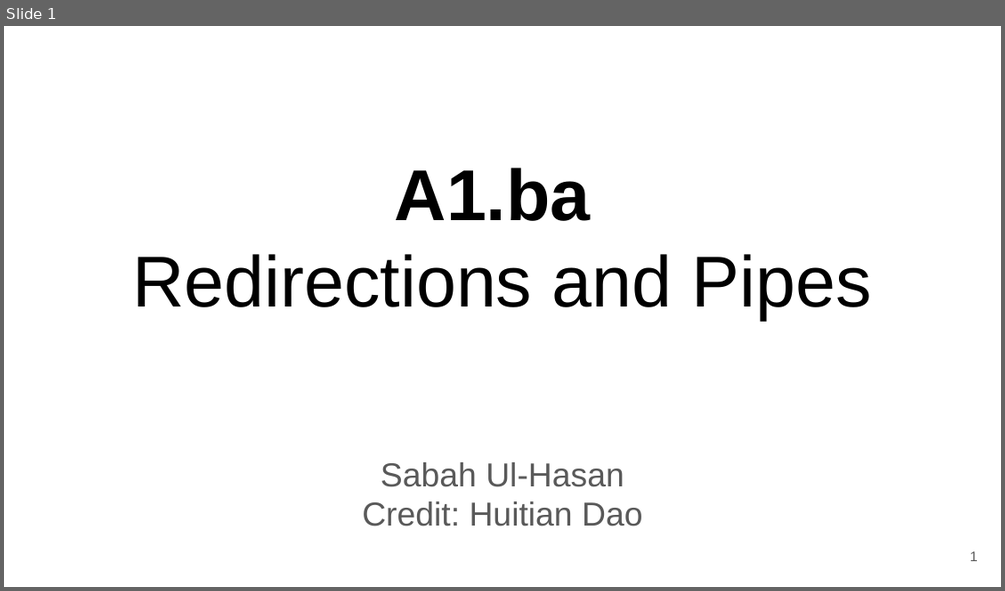
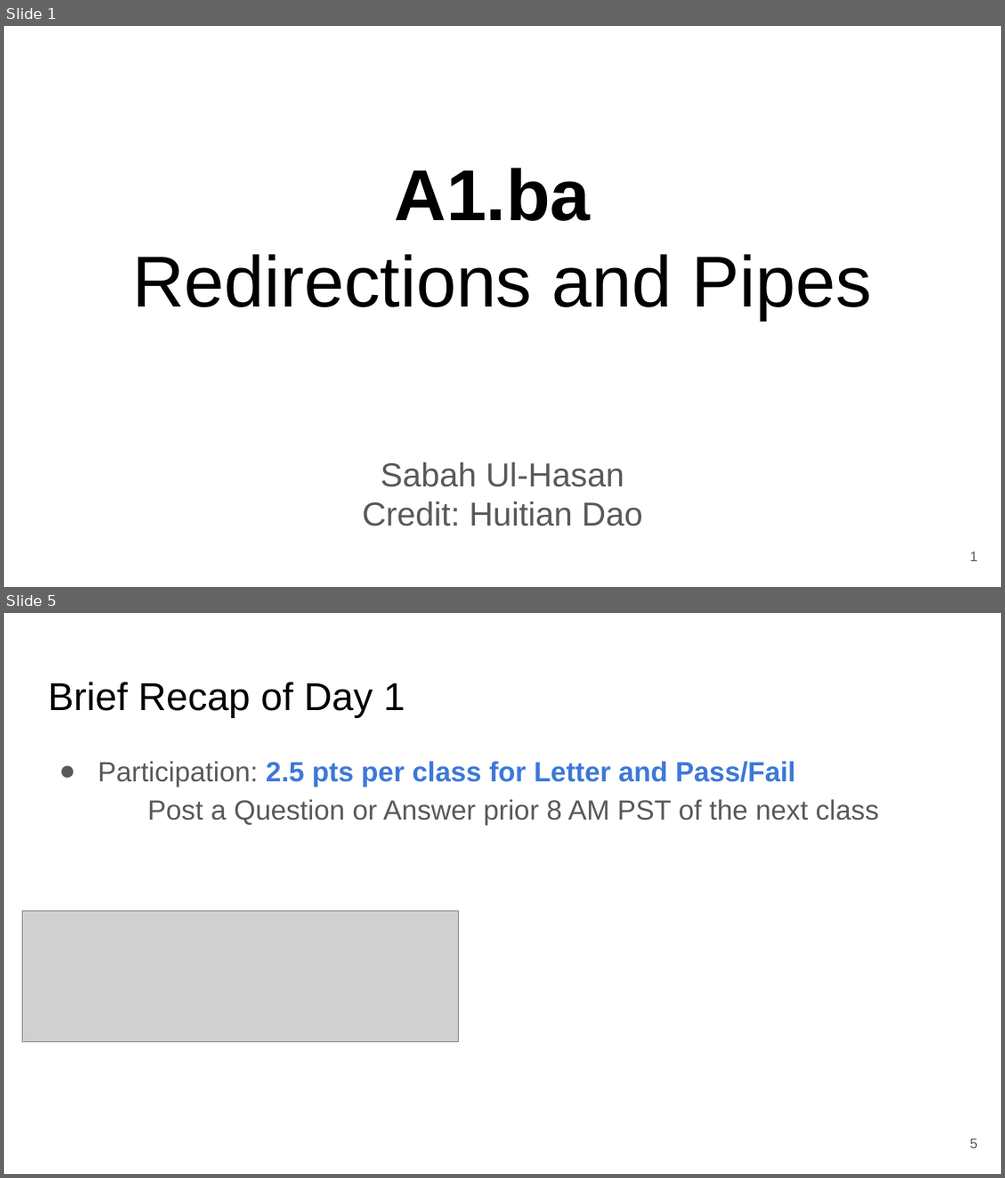
Before and after one commit to SuLab/Applied-Bioinformatics, a slide deck: Lectures/A1.b_Bash-redirections-pipes.pptx. Shown one above the other, each under a label of ours: slide 1 before the commit, slides 1 and 5 after it; the slides between them are not shown. The pictures are 1005x591 and 1005x1178 pixels, drawn with LibreOffice and Linux fonts; fonts in the diff are those of the drawing; grey boxes stand for pictures. Boxes give left, top, right and bottom in pixels: in the first picture for what was removed or moved away, otherwise in the second. Text is boxed around its words. In the diff, an @@ line names an element or a change of style, - is before the commit and + after.

```diff
--- a/Lectures/A1.b_Bash-redirections-pipes.pptx
+++ b/Lectures/A1.b_Bash-redirections-pipes.pptx
@@ slide 5 added at (x1=4, y1=613, x2=1001, y2=1174), background #FFFFFF @@
@@ title added at (x1=48, y1=682, x2=404, y2=718), 28 pt, text #000000 @@
+Brief Recap of Day 1
@@ text added at (x1=97, y1=761, x2=879, y2=825), 20 pt, text #595959 @@
+● Participation: 2.5 pts per class for Letter and Pass/Fail
+  Post a Question or Answer prior 8 AM PST of the next class
@@ picture added at (x1=22, y1=910, x2=459, y2=1040) @@
@@ page number added at (x1=970, y1=1138, x2=978, y2=1148), 10 pt, text #595959 @@
+5
```
Also in this commit, not shown: 1 slide changed, 17 other slides added, 1 slide removed.
